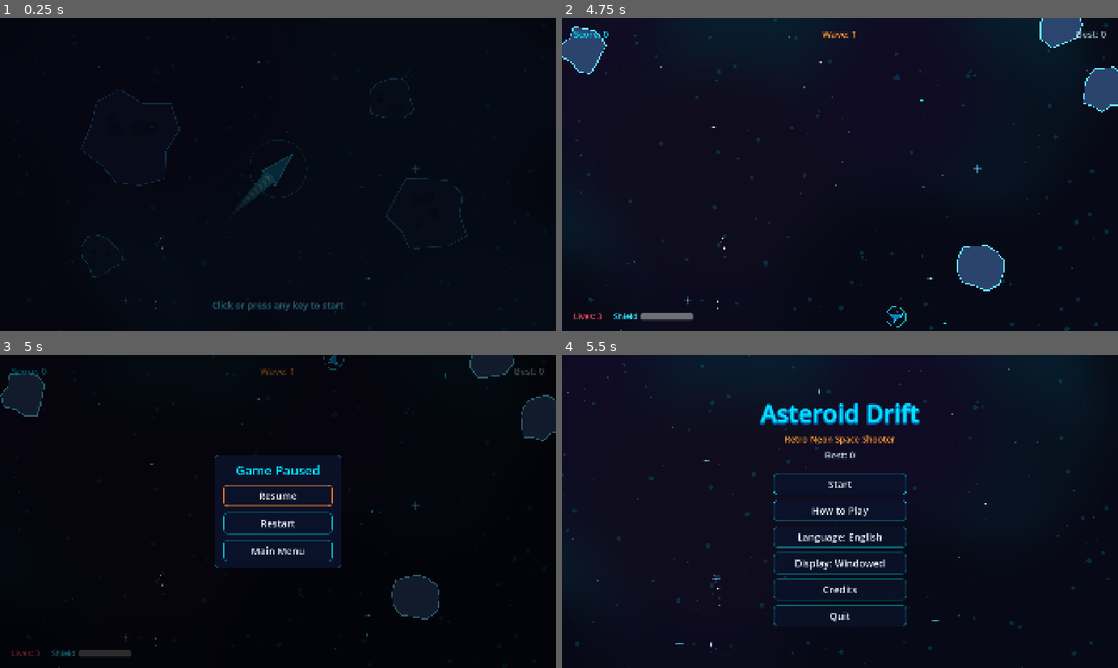
Above: before the commit, frames 1-4 (two rows, left to right).
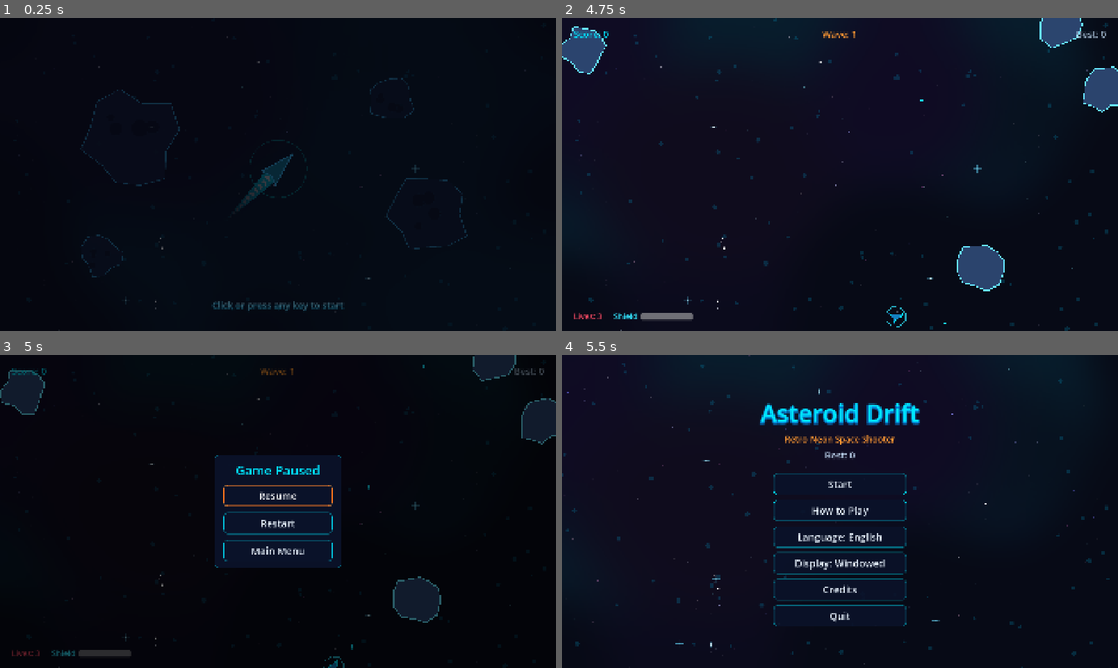
Above: after the commit, the same moments.

Repository: ChobitsChii/games
Game: Godot game, scene res://scenes/splash_screen.tscn
Same seed, same stepped clock (60 frames per second), same inputs: the game is played once before the commit and once after it.
Inputs (mouse positions are in pixels of both pictures, inside the frame that each line leads up to):
- Up to frame 1 (0.25 s): no input
- Up to frame 2 (4.75 s): tap Enter at 0.5 s; hold Right (rotate_right) 0.53-1.28 s; hold Space (fire) 0.53-1.28 s; click (840, 174) at 0.67 s; move the mouse to (728, 190) at 1.27 s; hold Left (rotate_left) 1.28-2 s; tap H (hyperspace) at 1.35, 3.6 s; click "Start" at 2 s; move the mouse to (895, 105) at 2.77 s; hold Right (rotate_right) 2.78-3.53 s; hold Space (fire) 2.78-3.53 s; move the mouse to (812, 237) at 3.52 s; hold Up (thrust) 3.53-4.28 s; click (812, 237) at 3.67 s; move the mouse to (1006, 221) at 4.27 s; hold Left (rotate_left) from 4.28 s (still down); hold Space (fire) from 4.28 s (still down)
- Up to frame 3 (5 s): keep holding Left (rotate_left); keep holding Space (fire); tap Escape (pause) at 4.9 s
- Up to frame 4 (5.5 s): release Left (rotate_left) at 5 s; release Space (fire) at 5 s; click "Main Menu" at 5 s

Frames 1-2 are identical in both runs. In frame 3, 0.9% of the frame differs, in the area x 0-100%, y 0-100%; in frame 4, nothing differs.

Commit message:
fix(asteroid_drift): freeze gameplay in pause menu and populate credits screen

Diff:
--- a/asteroid_drift/i18n/asteroid_drift.csv
+++ b/asteroid_drift/i18n/asteroid_drift.csv
@@ -51,3 +51,14 @@
 MSG_HYPERSPACE_DANGER,Hyperspace-Instabilität!,Hyperspace instability!
 MSG_SHIELD_DOWN,Schild zusammengebrochen!,Shield depleted!
 MSG_SHIELD_RESTORED,Schild online,Shield restored
+MENU_CREDITS_TITLE,Credits & Mitwirkende,Credits & Contributors
+MENU_CREDITS_DEV,Entwicklung,Development
+MENU_CREDITS_DEV_VAL,"Jennifer, Antigravity","Jennifer, Antigravity"
+MENU_CREDITS_ENGINE,Engine,Engine
+MENU_CREDITS_ENGINE_VAL,Godot Engine 4.7 (GDScript),Godot Engine 4.7 (GDScript)
+MENU_CREDITS_GRAPHICS,Grafik & Design,Graphics & Design
+MENU_CREDITS_GRAPHICS_VAL,"Vektor-Optik & Shader (CC0)","Vector visuals & shaders (CC0)"
+MENU_CREDITS_AUDIO,Soundeffekte,Audio & SFX
+MENU_CREDITS_AUDIO_VAL,"Kenney (CC0 1.0 Universal)","Kenney (CC0 1.0 Universal)"
+MENU_CREDITS_FONT,Schriftart,Font
+MENU_CREDITS_FONT_VAL,"Open Sans (Apache 2.0)","Open Sans (Apache 2.0)"
--- a/asteroid_drift/scenes/main_menu.tscn
+++ b/asteroid_drift/scenes/main_menu.tscn
@@ -172,29 +172,84 @@
 anchor_top = 0.5
 anchor_right = 0.5
 anchor_bottom = 0.5
-offset_left = -400.0
-offset_top = -240.0
-offset_right = 400.0
-offset_bottom = 240.0
+offset_left = -450.0
+offset_top = -280.0
+offset_right = 450.0
+offset_bottom = 280.0
 grow_horizontal = 2
 grow_vertical = 2
 
 [node name="VBox" type="VBoxContainer" parent="CreditsPanel"]
 layout_mode = 2
-theme_override_constants/separation = 20
+theme_override_constants/separation = 18
 
 [node name="Title" type="Label" parent="CreditsPanel/VBox"]
 layout_mode = 2
 theme_override_colors/font_color = Color(0, 0.9, 1, 1)
 theme_override_font_sizes/font_size = 40
-text = "MENU_CREDITS"
-horizontal_alignment = 1
-
-[node name="InfoLabel" type="Label" parent="CreditsPanel/VBox"]
-layout_mode = 2
-theme_override_font_sizes/font_size = 28
-text = "MENU_SUBTITLE"
-horizontal_alignment = 1
+text = "MENU_CREDITS_TITLE"
+horizontal_alignment = 1
+
+[node name="Grid" type="GridContainer" parent="CreditsPanel/VBox"]
+layout_mode = 2
+theme_override_constants/h_separation = 24
+theme_override_constants/v_separation = 12
+columns = 2
+
+[node name="DevLabel" type="Label" parent="CreditsPanel/VBox/Grid"]
+layout_mode = 2
+theme_override_colors/font_color = Color(0, 0.9, 1, 1)
+theme_override_font_sizes/font_size = 22
+text = "MENU_CREDITS_DEV"
+
+[node name="DevVal" type="Label" parent="CreditsPanel/VBox/Grid"]
+layout_mode = 2
+theme_override_font_sizes/font_size = 22
+text = "MENU_CREDITS_DEV_VAL"
+
+[node name="EngineLabel" type="Label" parent="CreditsPanel/VBox/Grid"]
+layout_mode = 2
+theme_override_colors/font_color = Color(0, 0.9, 1, 1)
+theme_override_font_sizes/font_size = 22
+text = "MENU_CREDITS_ENGINE"
+
+[node name="EngineVal" type="Label" parent="CreditsPanel/VBox/Grid"]
+layout_mode = 2
+theme_override_font_sizes/font_size = 22
+text = "MENU_CREDITS_ENGINE_VAL"
+
+[node name="GraphicsLabel" type="Label" parent="CreditsPanel/VBox/Grid"]
+layout_mode = 2
+theme_override_colors/font_color = Color(0, 0.9, 1, 1)
+theme_override_font_sizes/font_size = 22
+text = "MENU_CREDITS_GRAPHICS"
+
+[node name="GraphicsVal" type="Label" parent="CreditsPanel/VBox/Grid"]
+layout_mode = 2
+theme_override_font_sizes/font_size = 22
+text = "MENU_CREDITS_GRAPHICS_VAL"
+
+[node name="AudioLabel" type="Label" parent="CreditsPanel/VBox/Grid"]
+layout_mode = 2
+theme_override_colors/font_color = Color(0, 0.9, 1, 1)
+theme_override_font_sizes/font_size = 22
+text = "MENU_CREDITS_AUDIO"
+
+[node name="AudioVal" type="Label" parent="CreditsPanel/VBox/Grid"]
+layout_mode = 2
+theme_override_font_sizes/font_size = 22
+text = "MENU_CREDITS_AUDIO_VAL"
+
+[node name="FontLabel" type="Label" parent="CreditsPanel/VBox/Grid"]
+layout_mode = 2
+theme_override_colors/font_color = Color(0, 0.9, 1, 1)
+theme_override_font_sizes/font_size = 22
+text = "MENU_CREDITS_FONT"
+
+[node name="FontVal" type="Label" parent="CreditsPanel/VBox/Grid"]
+layout_mode = 2
+theme_override_font_sizes/font_size = 22
+text = "MENU_CREDITS_FONT_VAL"
 
 [node name="CloseCreditsButton" type="Button" parent="CreditsPanel/VBox"]
 unique_name_in_owner = true
--- a/asteroid_drift/scripts/game.gd
+++ b/asteroid_drift/scripts/game.gd
@@ -54,6 +54,12 @@
 
 func _ready() -> void:
 	process_mode = Node.PROCESS_MODE_ALWAYS
+
+	# Gameplay-Knoten pausieren, wenn get_tree().paused aktiv ist
+	$Bullets.process_mode = Node.PROCESS_MODE_PAUSABLE
+	$Enemies.process_mode = Node.PROCESS_MODE_PAUSABLE
+	$Drops.process_mode = Node.PROCESS_MODE_PAUSABLE
+	$Ship.process_mode = Node.PROCESS_MODE_PAUSABLE
 
 	var app_theme: Theme = ThemeFactory.build(Constants.PALETTE)
 	hud.theme = app_theme
Binary file changed: asteroid_drift/i18n/asteroid_drift.de.translation
Binary file changed: asteroid_drift/i18n/asteroid_drift.en.translation
